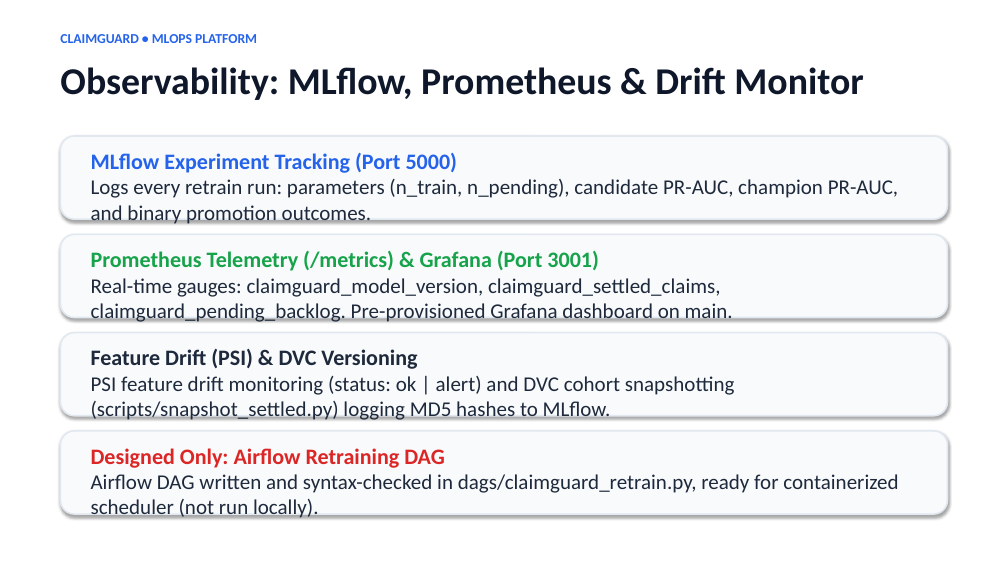
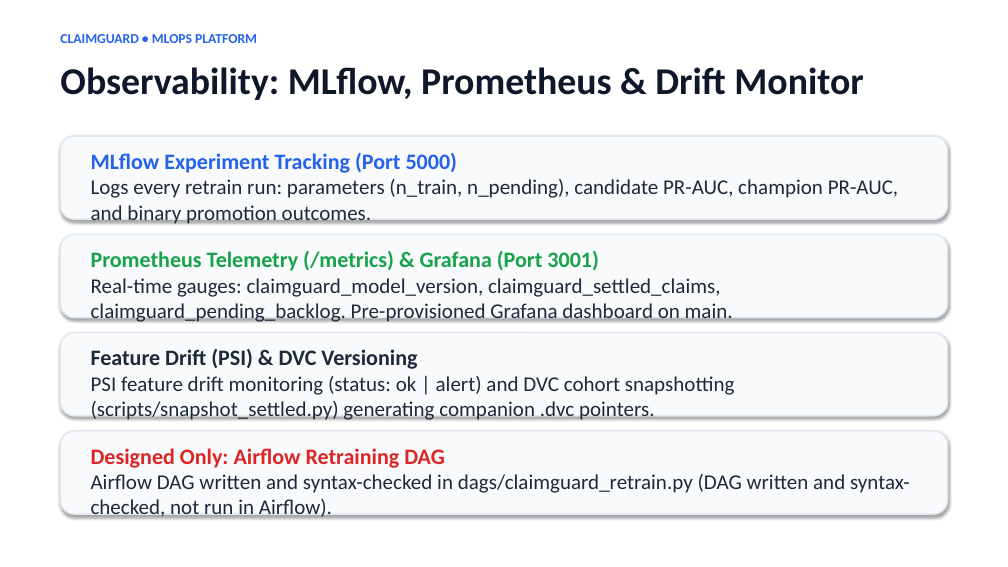
Before and after one commit to Gauravi06/ClaimGuard, a slide deck: slide 8 of ClaimGuard.pptx. Drawn at 1008x567 pixels with LibreOffice and Linux fonts; fonts in the diff are those of the drawing. Boxes give left, top, right and bottom in pixels: in the first picture for what was removed or moved away, otherwise in the second. Text is boxed around its words. In the diff, an @@ line names an element or a change of style, - is before the commit and + after.

Commit message:
docs: make DVC and Airflow status consistent

```diff
--- a/ClaimGuard.pptx
+++ b/ClaimGuard.pptx
@@ text at bbox=[91, 376, 735, 420]: text changed @@
-PSI feature drift monitoring (status: ok | alert) and DVC cohort snapshotting (scripts/snapshot_settled.py) logging MD5 hashes to MLflow.
+PSI feature drift monitoring (status: ok | alert) and DVC cohort snapshotting (scripts/snapshot_settled.py) generating companion .dvc pointers.
@@ text at bbox=[91, 474, 910, 519]: text changed @@
-Airflow DAG written and syntax-checked in dags/claimguard_retrain.py, ready for containerized scheduler (not run locally).
+Airflow DAG written and syntax-checked in dags/claimguard_retrain.py (DAG written and syntax-checked, not run in Airflow).
```
Also in this commit, not shown: 2 other files.
